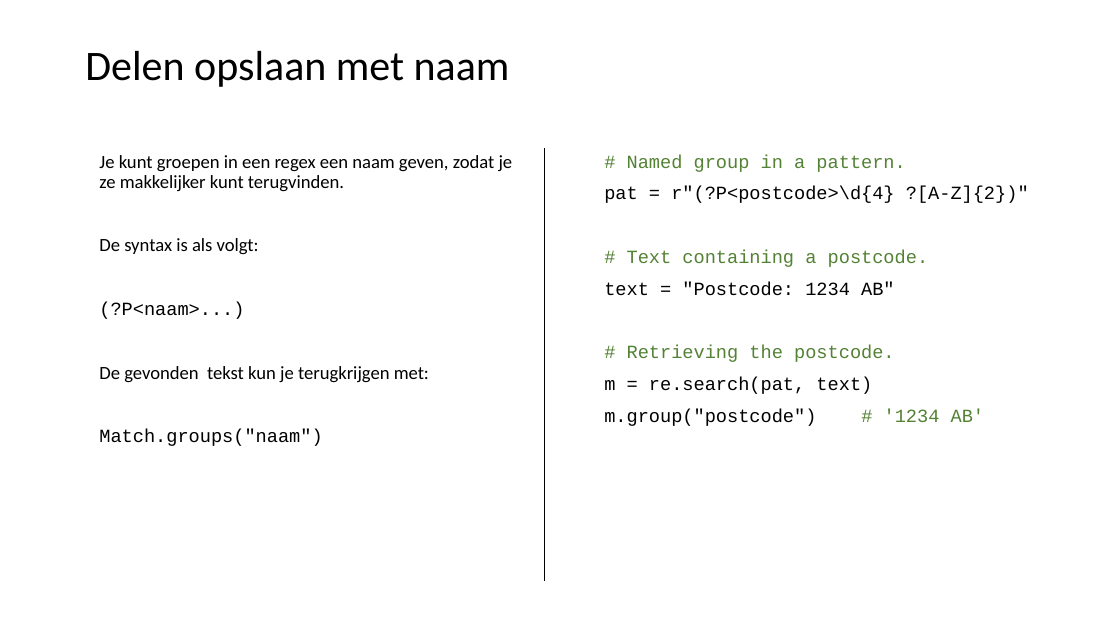
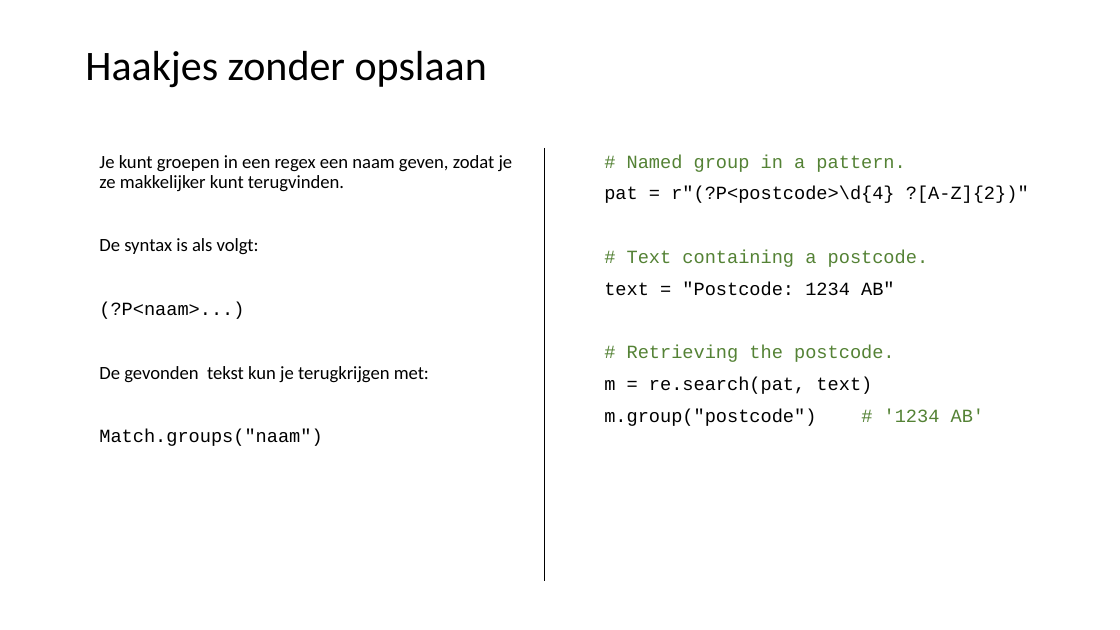
Before and after one commit to LFKoning/knowledge-sharing, a slide deck: slide 24 of python_trainees/5_nlp/python_traineeship_5.pptx (slide 30 before the commit). Drawn at 1120x630 pixels with LibreOffice and Linux fonts; fonts in the diff are those of the drawing. Boxes give left, top, right and bottom in pixels: in the first picture for what was removed or moved away, otherwise in the second. Text is boxed around its words. In the diff, an @@ line names an element or a change of style, - is before the commit and + after.

```diff
--- a/python_trainees/5_nlp/python_traineeship_5.pptx
+++ b/python_trainees/5_nlp/python_traineeship_5.pptx
@@ title at <box>85,51,487,88</box>: text changed @@
-Delen opslaan met naam
+Haakjes zonder opslaan
```
Also in this commit, not shown: 18 other slides changed, 2 slides removed, 1 other file.
